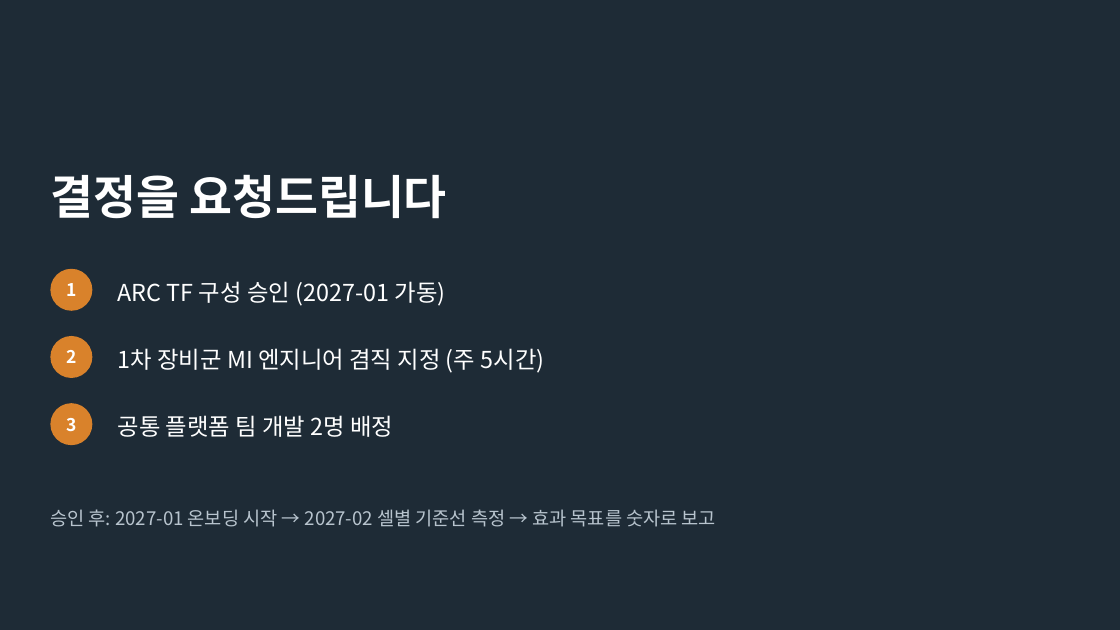
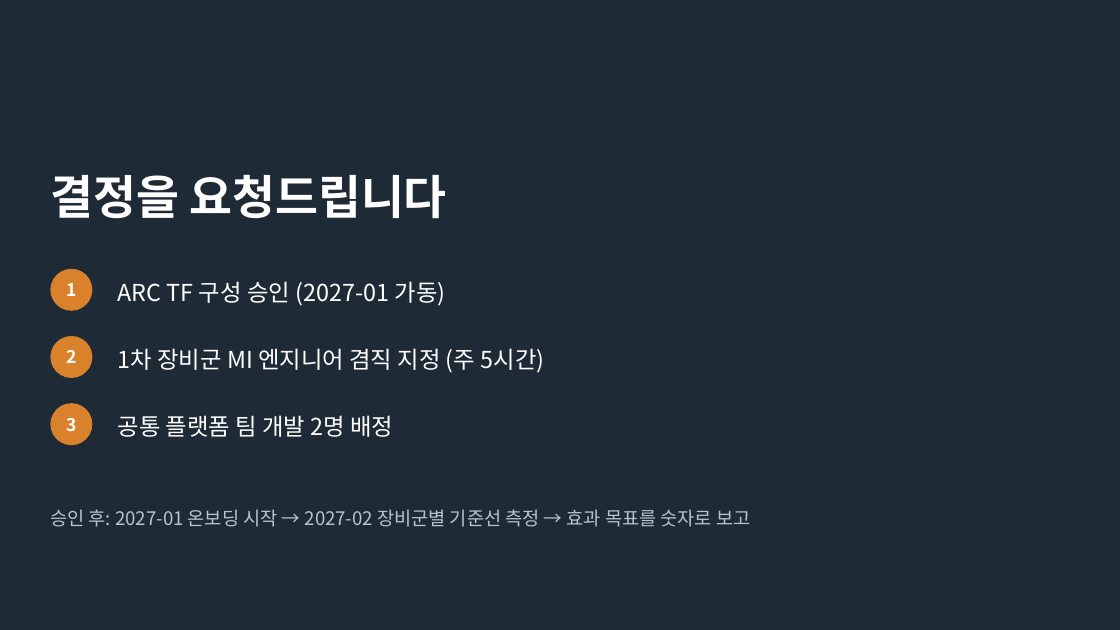
Before and after one commit to DarrenKoi/pm_notes, a slide deck: slide 11 of my-task/arc-tf/deliverables/arc-tf-proposal.pptx. Drawn at 1120x630 pixels with LibreOffice and Linux fonts; fonts in the diff are those of the drawing. Boxes give left, top, right and bottom in pixels: in the first picture for what was removed or moved away, otherwise in the second. Text is boxed around its words. In the diff, an @@ line names an element or a change of style, - is before the commit and + after.

```diff
--- a/my-task/arc-tf/deliverables/arc-tf-proposal.pptx
+++ b/my-task/arc-tf/deliverables/arc-tf-proposal.pptx
@@ text at [50, 509, 750, 527]: text changed @@
-승인 후: 2027-01 온보딩 시작 → 2027-02 셀별 기준선 측정 → 효과 목표를 숫자로 보고
+승인 후: 2027-01 온보딩 시작 → 2027-02 장비군별 기준선 측정 → 효과 목표를 숫자로 보고
```
Also in this commit, not shown: 6 other slides changed, 19 other files.
